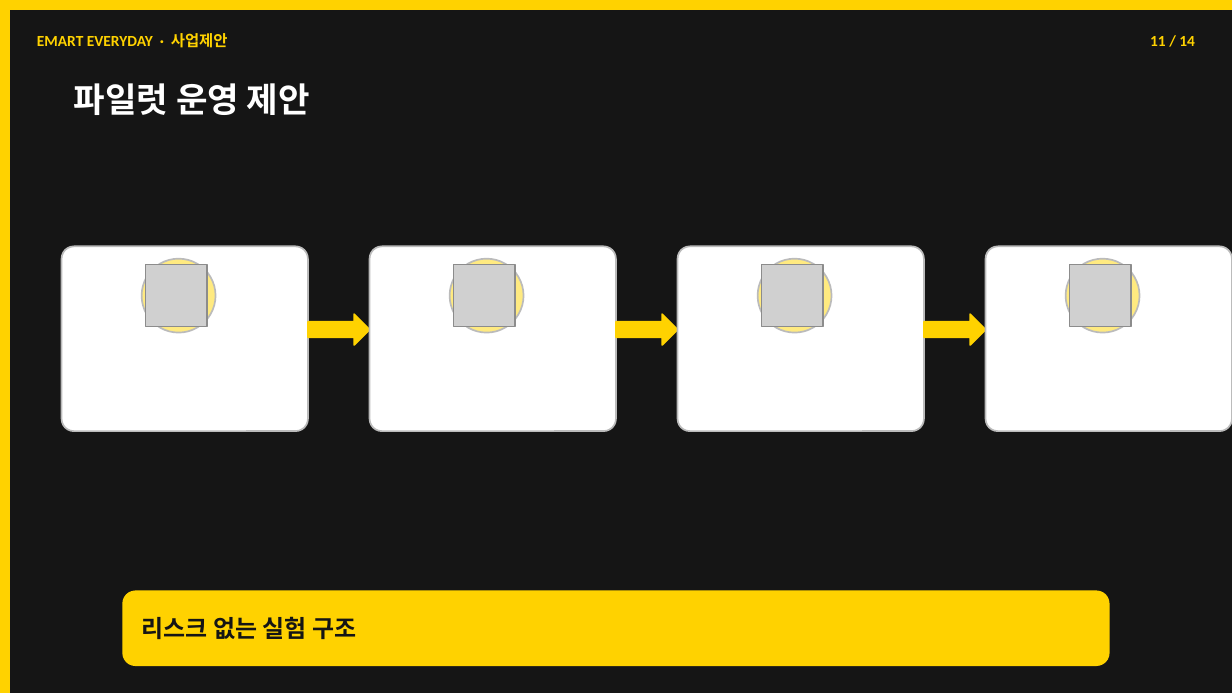
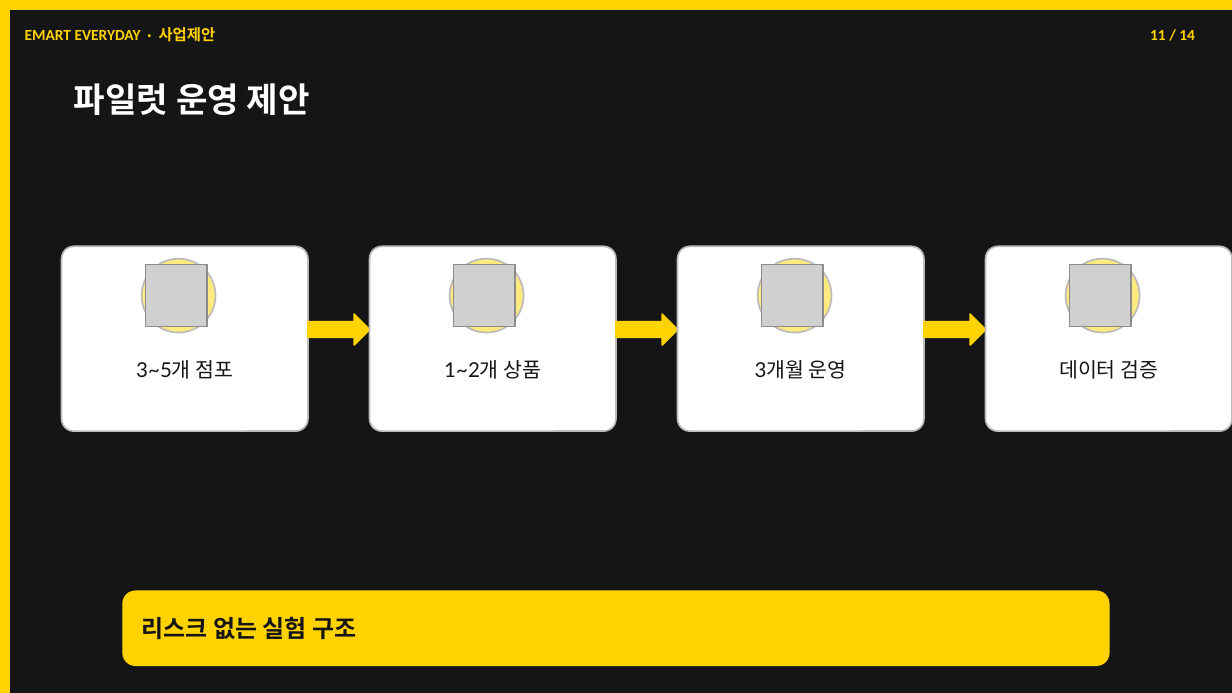
Before and after one commit to dhch777-maker/gagyebu, a slide deck: slide 11 of EMART/이마트에브리데이_사업제안서_v2_260301.pptx. Drawn at 1232x693 pixels with LibreOffice and Linux fonts; fonts in the diff are those of the drawing; grey boxes stand for pictures. Boxes give left, top, right and bottom in pixels: in the first picture for what was removed or moved away, otherwise in the second. Text is boxed around its words. In the diff, an @@ line names an element or a change of style, - is before the commit and + after.

```diff
--- a/EMART/이마트에브리데이_사업제안서_v2_260301.pptx
+++ b/EMART/이마트에브리데이_사업제안서_v2_260301.pptx
@@ text "EMART EVERYDAY · 사업제안": place and size @@
-text "EMART EVERYDAY · 사업제안" at [37, 33, 228, 48]
+text "EMART EVERYDAY · 사업제안" at [25, 27, 216, 42]
@@ text "11 / 14": place and size @@
-text "11 / 14" at [1150, 36, 1195, 46]
+text "11 / 14" at [1150, 30, 1195, 40]
@@ text added at [136, 360, 233, 379], 12 pt, text #151515 @@
+3~5개 점포
@@ text added at [444, 360, 541, 379], 12 pt, text #151515 @@
+1~2개 상품
@@ text added at [755, 360, 847, 379], 12 pt, text #151515 @@
+3개월 운영
@@ text added at [1059, 360, 1158, 379], 12 pt, text #151515 @@
+데이터 검증
```
Also in this commit, not shown: 13 other slides changed, 1 other file.
